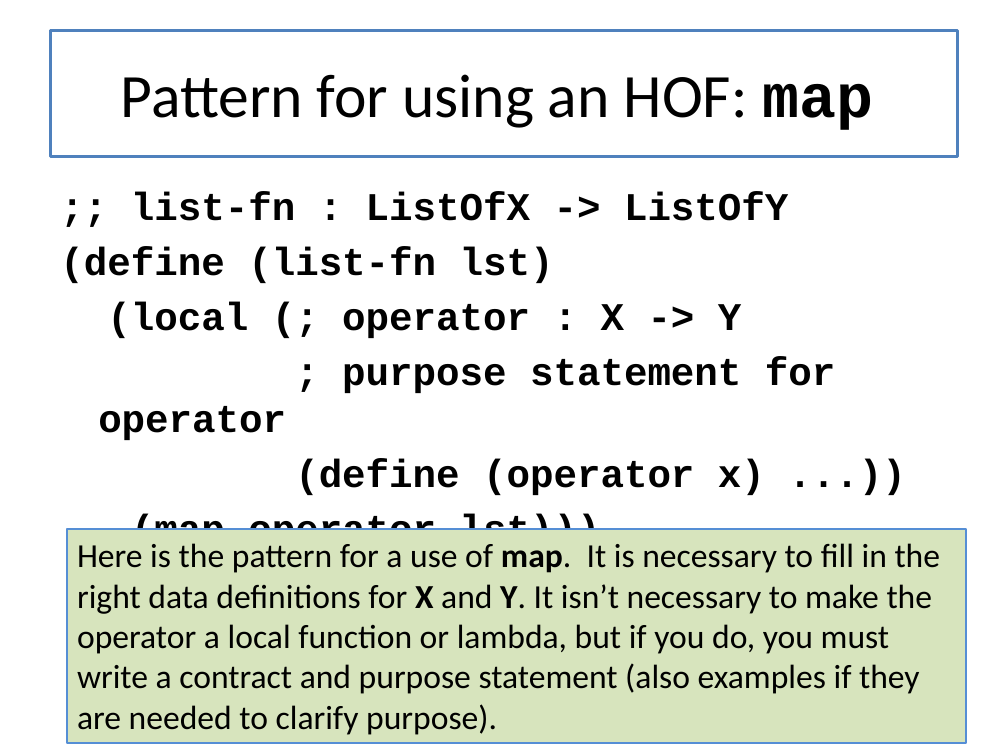
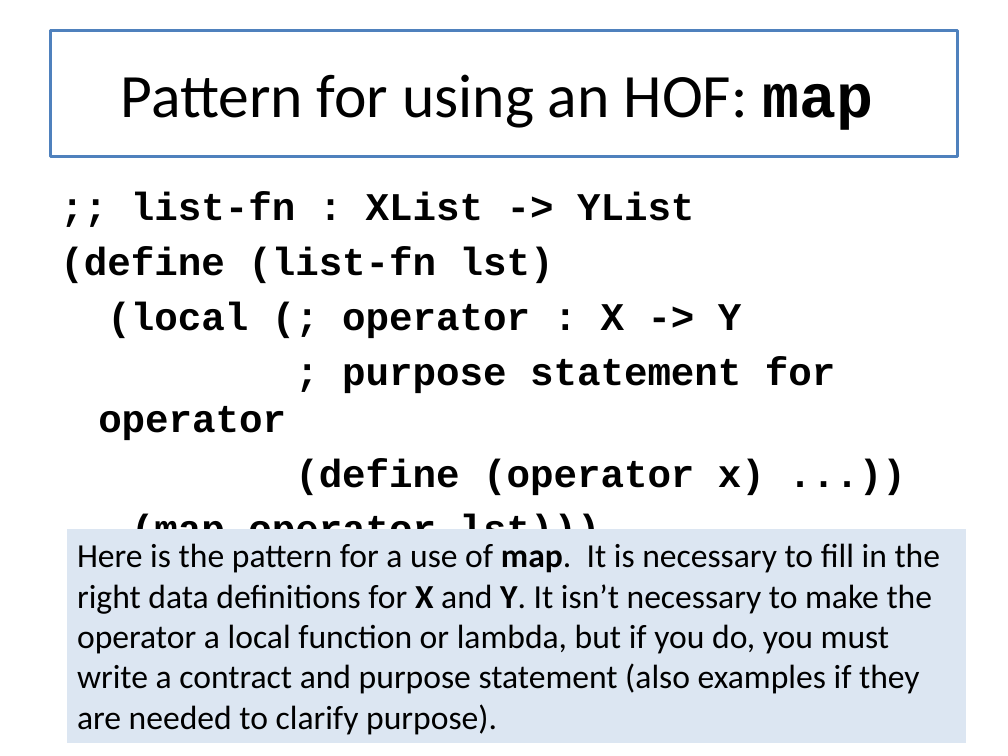
Before and after one commit to mwand/cs5010f17, a slide deck: slide 18 of Slides/Lesson 6.5 Rewriting Your Function Using Map and Foldr.pptx. Drawn at 1008x756 pixels with LibreOffice and Linux fonts; fonts in the diff are those of the drawing. Boxes give left, top, right and bottom in pixels: in the first picture for what was removed or moved away, otherwise in the second. Text is boxed around its words. In the diff, an @@ line names an element or a change of style, - is before the commit and + after.

```diff
--- a/Slides/Lesson 6.5 Rewriting Your Function Using Map and Foldr.pptx
+++ b/Slides/Lesson 6.5 Rewriting Your Function Using Map and Foldr.pptx
@@ text at box(131, 192, 694, 221): text changed @@
-;; list-fn : ListOfX -> ListOfY
+;; list-fn : XList -> YList
@@ rectangle "Here is the pattern for ..." at box(68, 529, 967, 743): fill #D7E4BD to #DCE6F2; outline #558ED5 1 pt to none @@
```
Also in this commit, not shown: 20 other slides changed, 8 other files.
